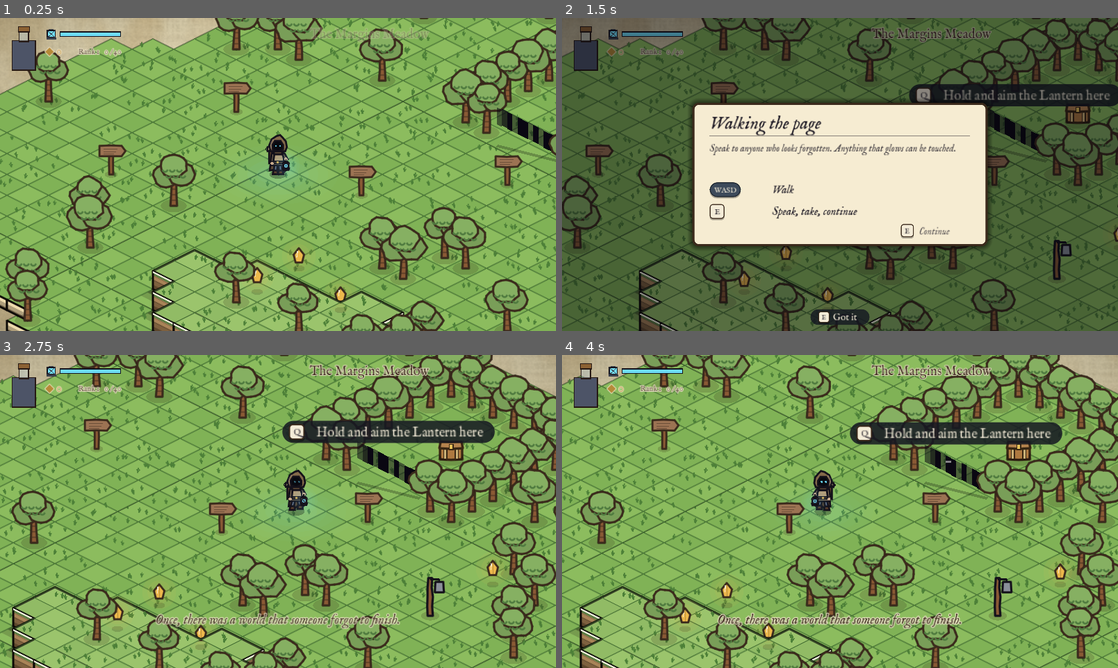
Above: before the commit, frames 1-4 (two rows, left to right).
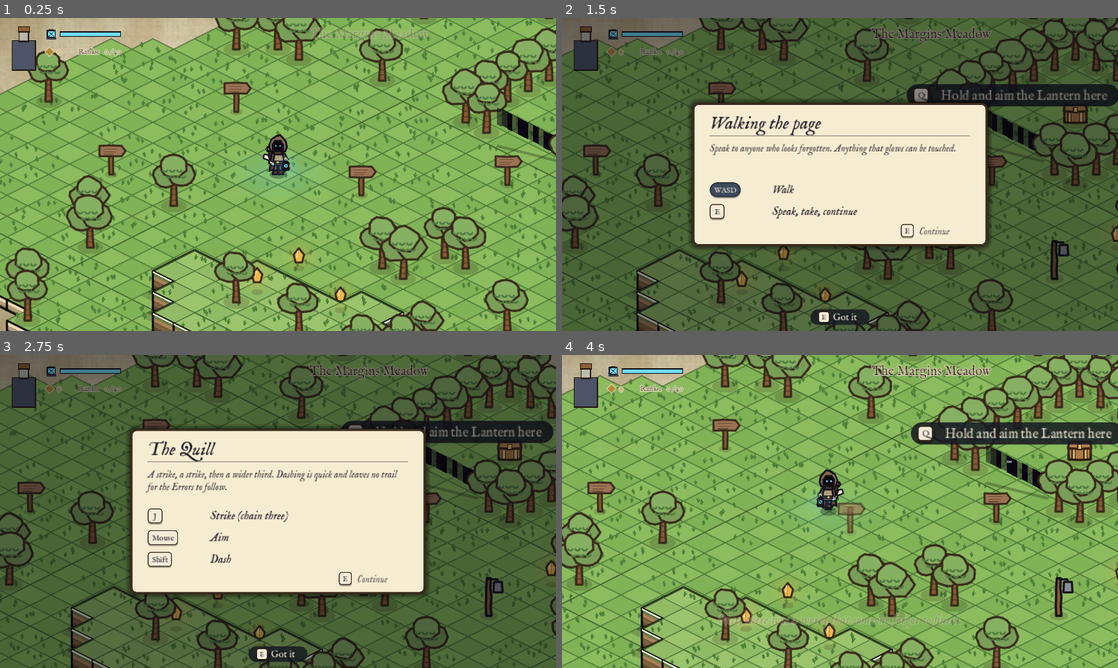
Above: after the commit, the same moments.

Repository: calebwilsonit-tech/The_Last_Storytender
Game: Godot game, scene res://scenes/main.tscn
The game is run twice, just before and just after one commit, with the same random seed, the same clock (stepped at 60 frames per second) and the same inputs. This scene is started directly instead of the project's main scene.
Inputs (mouse positions are in pixels of both pictures, inside the frame that each line leads up to):
- Up to frame 1 (0.25 s): no input
- Up to frame 2 (1.5 s): tap Enter (ui_accept) at 0.5, 0.77, 1.07 s; move the mouse to (962, 158) at 0.52 s; hold D (move_right) 0.53-1.25 s; hold E (interact) 0.53-1.25 s; tap J (attack) at 0.6 s; click (962, 158) at 0.67 s; drag from (728, 190) to (812, 237) at 1.27 s
- Up to frame 3 (2.75 s): move the mouse to (333, 442) at 2.02 s; hold D (move_right) from 2.03 s (still down); hold E (interact) from 2.03 s (still down); tap J (attack) at 2.1 s
- Up to frame 4 (4 s): release D (move_right) at 2.75 s; release E (interact) at 2.75 s; drag from (812, 574) to (673, 464) at 2.77 s; move the mouse to (1006, 558) at 3.52 s; hold A (move_left) from 3.53 s (still down); hold R (echo) from 3.53 s (still down); tap Enter (ui_accept) at 3.77 s; tap E (interact) at 3.8 s

The runs differ from the first frame. In frame 1, less than 0.1% of the frame differs, in the area x 0-50%, y 43-100%; in frame 2, 16%; in frame 3, 95%, in the area x 0-100%, y 0-100%; in frame 4, 49%.

Commit message:
Fix wall/stair overlap on nearer tiles, game freeze from overlapping tutorial cards (+ watchdog), pencil stub so mobs are fightable from the start
Co-Authored-By: Claude Sonnet 5.5 <noreply@anthropic.com>
Claude-Session: https://claude.ai/code/session_016gJ6h7fwHSB3wbPLZqVGQo

Diff:
--- a/scripts/hud.gd
+++ b/scripts/hud.gd
@@ -135,6 +135,9 @@
 func set_controls(_armed: bool) -> void:
 	pass
 
+func tutorial_open() -> bool:
+	return _tutorial_card.is_open()
+
 ## Shows the how-to card for a mechanic once per save. Awaitable.
 func tutorial(id: String) -> void:
 	var flag := "tut_" + id
--- a/scripts/inventory_screen.gd
+++ b/scripts/inventory_screen.gd
@@ -240,7 +240,7 @@
 	_wrap("Beam of narrative importance.", Vector2(442, 442), 150.0, 15, Color(ink, 0.8), true)
 	var quill := GameState.has_flag("has_quill")
 	var sword := GameState.has_flag("has_sword") and not quill
-	_txt("Quill" if quill else ("The First Sword" if sword else "Quill (not yet forged)"), Vector2(442, 486), 19, Color("1f6b87") if quill else Color(ink, 0.45))
+	_txt("Quill" if quill else ("The First Sword" if sword else "Pencil Stub"), Vector2(442, 486), 19, Color("1f6b87") if quill else Color(ink, 0.45))
 	if quill:
 		_wrap("Rewrites what it touches.", Vector2(442, 504), 150.0, 15, Color(ink, 0.8), true)
 	# Stats from equipment.
--- a/scripts/iso_slice.gd
+++ b/scripts/iso_slice.gd
@@ -299,7 +299,39 @@
 		else:
 			a = _p(c + Vector2(0.5, 0.5), z)
 			b = _p(c + Vector2(0.5, -0.5), z)
-		_cliff(a, b, (z - zb) * Iso.LEVEL_H, kind, side, void_edge, _restoration(cell, kind))
+		var depth := (z - zb) * Iso.LEVEL_H
+		_cliff(a, b, depth, kind, side, void_edge, _restoration(cell, kind))
+		_recover(cell, side, Rect2(minf(a.x, b.x), minf(a.y, b.y), absf(b.x - a.x), absf(b.y - a.y) + depth), z - 0.5)
+
+## Ground is painted behind every wall, so a wall that hangs in front of a nearer tile (a diagonal
+## page edge, a thick void edge) would wrongly cover that tile's top. After drawing a wall,
+## repaint the tops of the nearer tiles it overlaps, nearest last.
+func _recover(cell: Vector2i, side: int, face: Rect2, min_level: float) -> void:
+	var cands: Array[Vector2i] = []
+	for dx in range(0, 4):
+		for dy in range(0, 4):
+			if (side == 0 and dy < 1) or (side == 1 and dx < 1):
+				continue            # a wall only hides what lies beyond its own plane
+			if dx == 0 and dy == 0:
+				continue
+			cands.append(Vector2i(dx, dy))
+	cands.sort_custom(func(a: Vector2i, b: Vector2i): return a.x + a.y < b.x + b.y)
+	for off in cands:
+		var m := cell + off
+		if not floor_ref.cells.has(m) or floor_ref.stairs.has(m) or floor_ref.fade_cells.has(m):
+			continue
+		var kind: String = floor_ref.cells[m]
+		if kind == "#" or floor_ref.back_lower(m):
+			continue
+		var zm := float(floor_ref.level(m))
+		if zm < min_level:
+			continue            # lower ground in front only touches the foot of the wall
+		var q := _quad(m, zm)
+		var bb := Rect2(q[0], Vector2.ZERO)
+		for pt in q:
+			bb = bb.expand(pt)
+		if bb.intersects(face):
+			_draw_tile(m, kind, zm)
 
 func _cliff(a: Vector2, b: Vector2, depth: float, kind: String, side: int, void_edge: bool, r: float) -> void:
 	var q := PackedVector2Array([a, b, b + Vector2(0, depth), a + Vector2(0, depth)])
@@ -369,6 +401,13 @@
 			y0 = lo
 			y1 = hi
 		_box(c, x0, y0, x1, y1, base, base + float(i + 1) / n, col, edge)
+	# Steps hang over the tiles in front of them just like walls do.
+	var top := _quad(cell, base + 1.0)
+	var bot := _quad(cell, base)
+	var bb := Rect2(top[0], Vector2.ZERO)
+	for pt in top + bot:
+		bb = bb.expand(pt)
+	_recover(cell, -1, bb, base + 0.5)
 
 func _box(c: Vector2, x0: float, y0: float, x1: float, y1: float, zb: float, zt: float, col: Color, edge: Color) -> void:
 	var n_ := _p(c + Vector2(x0, y0), zt)
--- a/scripts/level_base.gd
+++ b/scripts/level_base.gd
@@ -312,7 +312,22 @@
 	_on_inventory_changed()
 
 # --- Frame loop -----------------------------------------------------------------------
+## Safety net: if the game believes a conversation is open but nothing is (no dialogue, card,
+## cutscene or interaction), release the player after a moment instead of leaving them frozen.
+var _stuck_t := 0.0
+func _watchdog(delta: float) -> void:
+	var busy := _busy or _in_cutscene or _dialogue.visible or _hud.tutorial_open() or get_tree().paused
+	if GameState.in_dialogue and not busy:
+		_stuck_t += delta
+		if _stuck_t > 1.5:
+			_stuck_t = 0.0
+			GameState.in_dialogue = false
+			Telemetry.log_event("watchdog_unstick", {"scene": String(name)})
+	else:
+		_stuck_t = 0.0
+
 func _process(delta: float) -> void:
+	_watchdog(delta)
 	for rd in get_tree().get_nodes_in_group("redactors"):
 		if is_instance_valid(rd):
 			rd.near = _dist(rd.position, _player.position) < 320.0
--- a/scripts/main.gd
+++ b/scripts/main.gd
@@ -341,8 +341,7 @@
 		pass   # the oven stays; Maud is baking in it now
 	if GameState.has_flag("pip_memory_done") and is_instance_valid(_book):
 		_book.queue_free()   # the storybook has done its job
-	if GameState.has_flag("lesson_done"):
-		_spawn_enemies()
+	_spawn_enemies()      # the Errors roam from the start; you begin with a pencil stub
 	if GameState.has_flag("memory_done") and not GameState.is_restored("garrick"):
 		_hud.narrate(Story.RETURNED, false, 5.0)
 	elif not GameState.has_flag("intro_done"):
@@ -369,14 +368,12 @@
 		await _wake_up()
 	await get_tree().create_timer(1.2).timeout
 	await _hud.tutorial("move")
+	await _hud.tutorial("quill")
 	for t in Story.INTRO:
 		_hud.narrate(t, false, 3.2)
 		await get_tree().create_timer(5.6).timeout
 
 func _level_process(delta: float) -> void:
-	# The Errors only roam once you can fight them (after Garrick's sword or Quill).
-	if not _enemies_out and _player.can_attack() and not GameState.in_dialogue:
-		_spawn_enemies()
 	_tick_respawns(delta)
 	_update_region()
 	_hint_redactor()
--- a/scripts/player.gd
+++ b/scripts/player.gd
@@ -81,7 +81,11 @@
 	return r
 
 func can_attack() -> bool:
-	return GameState.has_flag("has_quill") or GameState.has_flag("has_sword")   # Garrick's First Sword counts until the Quill is forged
+	return true      # you start with a pencil stub; Garrick's sword and then the Quill are the real thing
+
+## The pencil stub you begin with is weaker and shorter than the sword or the Quill.
+func _tool_power() -> float:
+	return 1.0 if (GameState.has_flag("has_quill") or GameState.has_flag("has_sword")) else 0.55
 
 func _input(event: InputEvent) -> void:
 	if not preview and GameState.has_flag("format_mark") and not GameState.in_dialogue:
@@ -179,8 +183,8 @@
 		_combo = 1
 	_combo_t = 0.75
 	var finisher := _combo == 3
-	var dmg := (3.5 if finisher else 2.0) * (1.0 + GameState.equipped_stat("dmg"))
-	var reach := (REACH + (16.0 if finisher else 0.0)) * (1.0 + GameState.equipped_stat("reach"))
+	var dmg := (3.5 if finisher else 2.0) * (1.0 + GameState.equipped_stat("dmg")) * _tool_power()
+	var reach := (REACH + (16.0 if finisher else 0.0)) * (1.0 + GameState.equipped_stat("reach")) * (1.0 if _tool_power() >= 1.0 else 0.85)
 	_atk_cd = 0.5 if finisher else 0.3
 	_swing = 1.0
 	_swing_dir = aim_ground
--- a/scripts/tutorial_card.gd
+++ b/scripts/tutorial_card.gd
@@ -26,6 +26,10 @@
 	return _open
 
 func show_card(card: Dictionary) -> void:
+	# Two cards at once used to overwrite each other's "what was the dialogue state" and leave the
+	# game frozen when they closed. Later cards now wait their turn.
+	while _open:
+		await closed
 	_card = card
 	_t = 0.0
 	_open = true
Not shown, changed: docs/GDD.md
